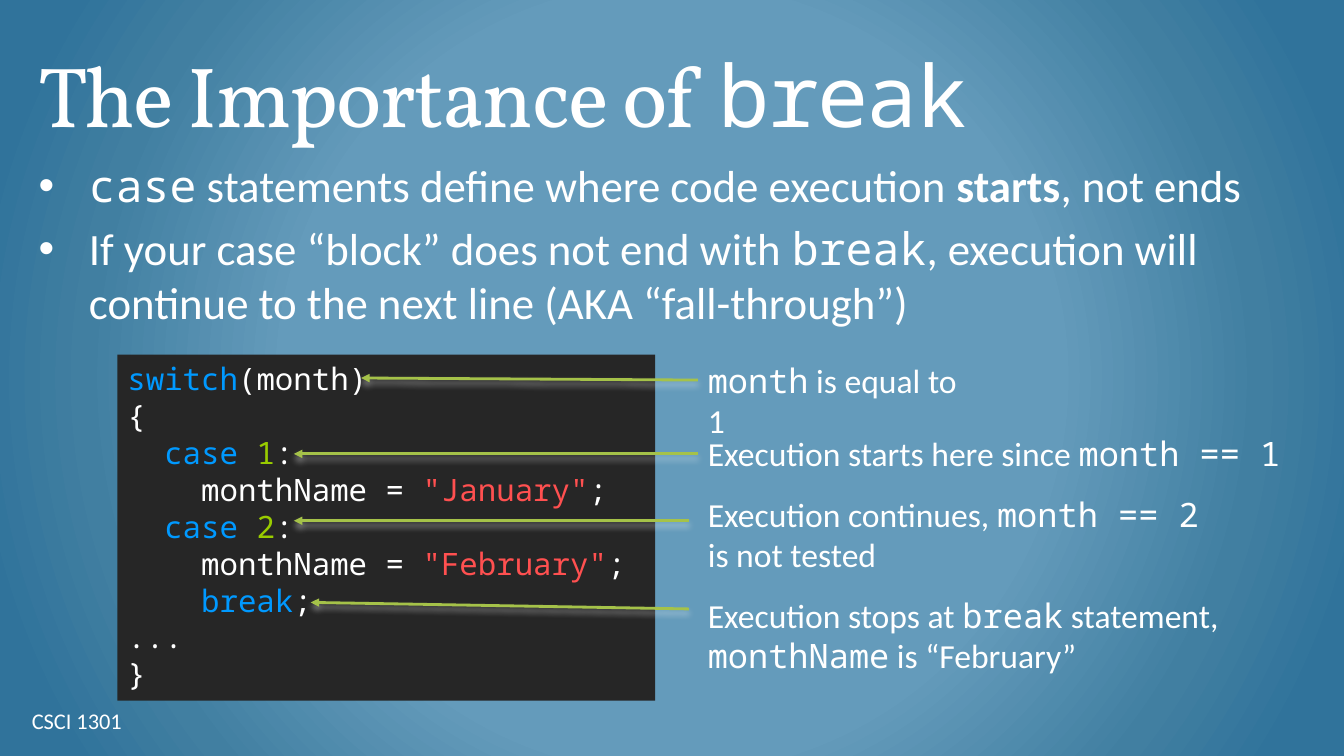
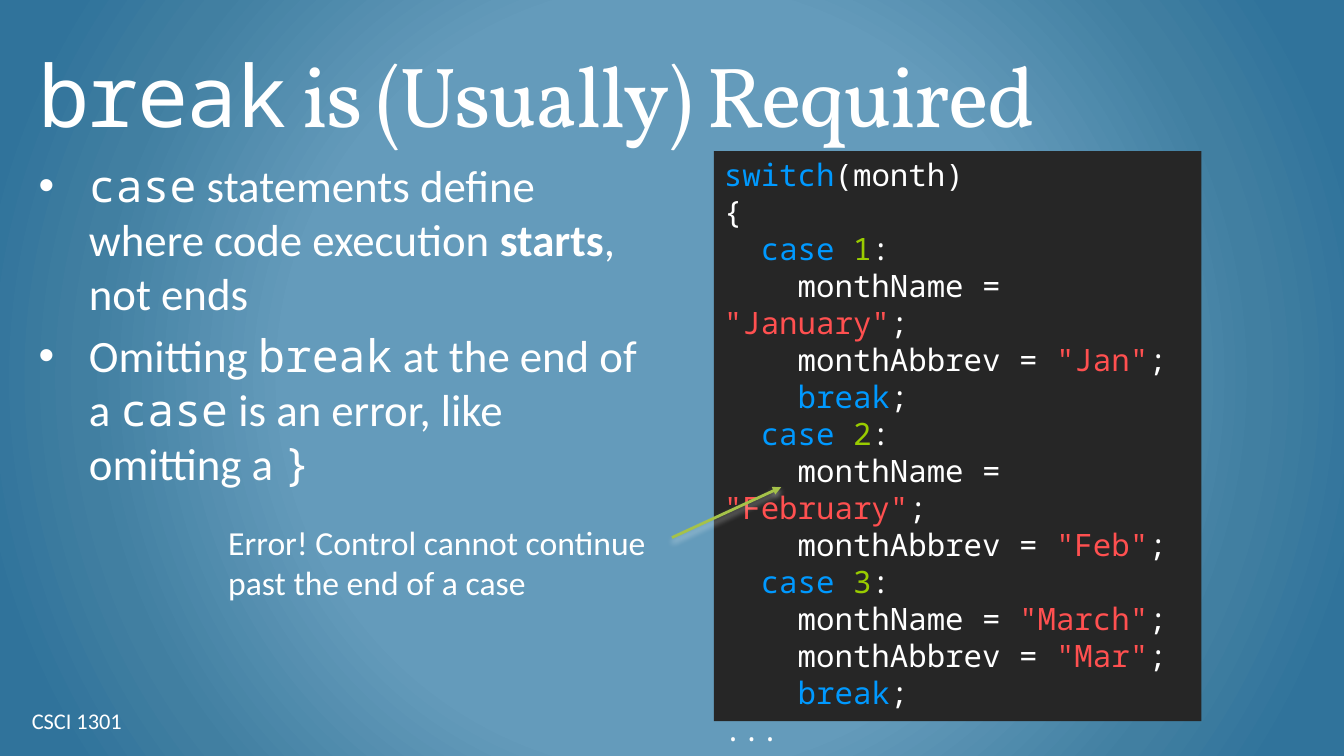
Before and after one commit to csci-1301/csci-1301.github.io, a slide deck: slide 8 of lectures/100_switch/Switch.pptx. Drawn at 1344x756 pixels with LibreOffice and Linux fonts; fonts in the diff are those of the drawing; background and template pictures are left out. Boxes give left, top, right and bottom in pixels: in the first picture for what was removed or moved away, otherwise in the second. Text is boxed around its words. In the diff, an @@ line names an element or a change of style, - is before the commit and + after.

Commit message:
Fixed switch lecture's discussion of break
As Clement pointed out, C# actually doesn't allow fall-through for anything except empty case blocks. I should have double-checked this before writing my lecture.

```diff
--- a/lectures/100_switch/Switch.pptx
+++ b/lectures/100_switch/Switch.pptx
@@ title at <box>39,62,1035,165</box>: text changed @@
-The Importance of break
+break is (Usually) Required
@@ rectangle "switch(month)": place and size @@
-rectangle "switch(month)" at <box>117,355,654,701</box>
+rectangle "switch(month)" at <box>714,151,1201,721</box>
@@ text at <box>89,338,636,488</box>: text changed @@
-• If your case “block” does not end with break, execution will continue to the next line (AKA “fall-through”)
+• Omitting break at the end of a case is an error, like omitting a }
@@ text in rectangle at <box>798,347,1167,413</box>: paragraphs added @@
+monthAbbrev = "Jan";
+break;
@@ arrow removed from (698, 380) to (361, 378) @@
@@ text removed at <box>708,367,957,433</box> @@
-month is equal to 1
@@ text removed at <box>708,440,1280,467</box> @@
-Execution starts here since month == 1
@@ arrow removed from (698, 454) to (293, 454) @@
@@ arrow added from (671, 537) to (781, 487), #A5C249 2 pt @@
@@ text removed at <box>708,501,1199,567</box> @@
-Execution continues, month == 2 is not tested
@@ text added at <box>228,531,646,601</box>, 24 pt, text #FFFFFF @@
+Error! Control cannot continue past the end of a case
@@ arrow removed from (689, 521) to (293, 521) @@
@@ text in rectangle at <box>761,532,1167,672</box>: paragraphs added @@
+monthAbbrev = "Feb";
+case 3:
+monthName = "March";
+monthAbbrev = "Mar";
@@ arrow removed from (689, 609) to (311, 603) @@
@@ text removed at <box>708,602,1219,674</box> @@
-Execution stops at break statement, monthName is “February”
```
Also in this commit, not shown: 1 other slide changed, 1 slide added, 1 other file.
